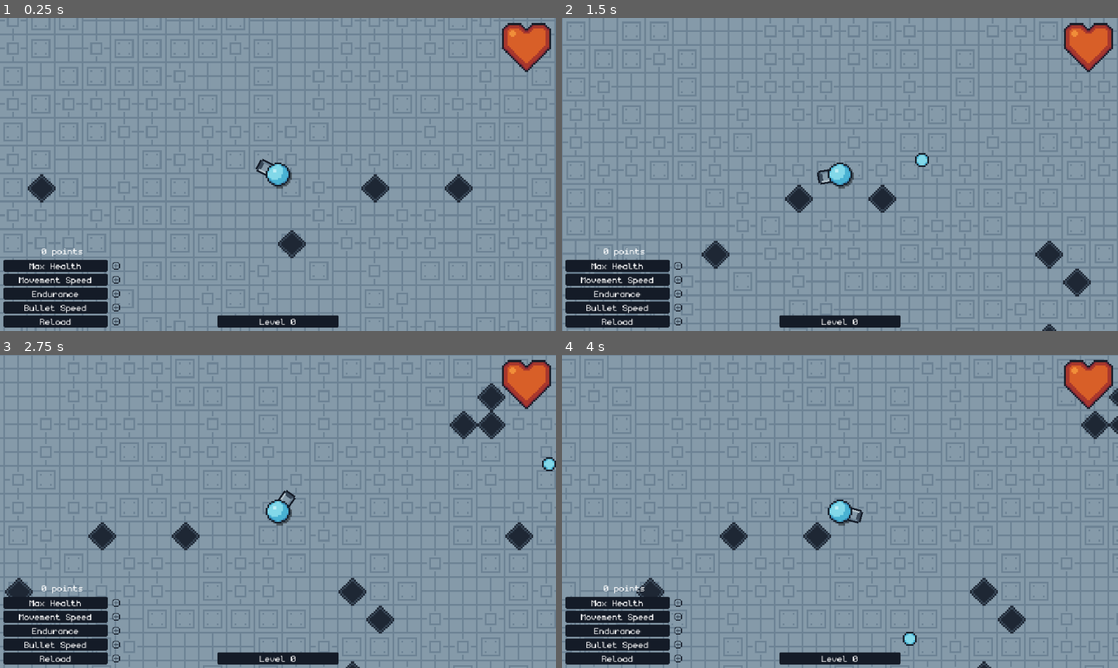
Above: before the commit, frames 1-4 (two rows, left to right).
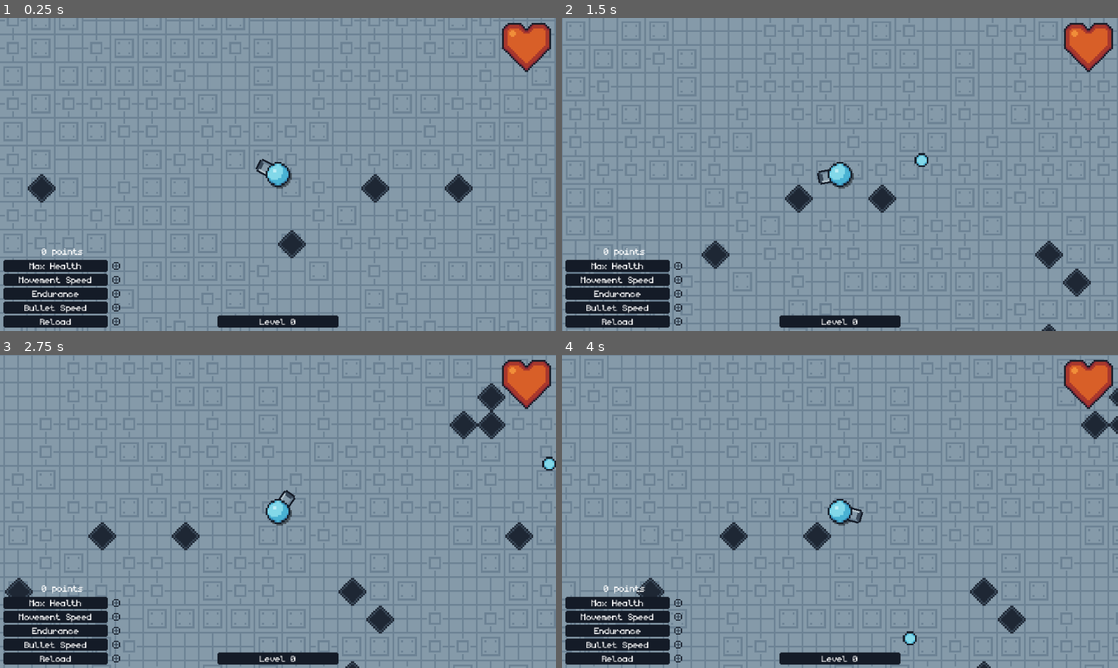
Above: after the commit, the same moments.

Repository: WirelessNine/Geometry-Shooter
Game: Godot game, scene res://scenes/main/world.tscn
Two runs of this game, one before a commit and one after it. Both use one fixed random seed, a clock stepped at 60 frames per second and the inputs below.
Inputs (mouse positions are in pixels of both pictures, inside the frame that each line leads up to):
- Up to frame 1 (0.25 s): no input
- Up to frame 2 (1.5 s): tap Enter (ui_accept) at 0.5, 0.77 s; move the mouse to (962, 158) at 0.52 s; press the mouse at (962, 158) at 0.53 s; hold D (right) 0.53-1.25 s; release the mouse at (962, 158) at 1.25 s; drag from (728, 190) to (878, 165) at 1.27 s
- Up to frame 3 (2.75 s): move the mouse to (333, 442) at 2.02 s; hold D (right) from 2.03 s (still down); tap Alt at 2.1 s
- Up to frame 4 (4 s): release D (right) at 2.75 s; drag from (812, 574) to (673, 464) at 2.77 s; move the mouse to (1006, 558) at 3.52 s; press the mouse at (1006, 558) at 3.53 s; hold A (left) from 3.53 s (still down); tap Enter (ui_accept) at 3.77 s

The runs differ from the first frame. In frame 1, 0.7% of the frame differs, in the area x 0-100%, y 2-99%; in frame 2, 0.7%; in frame 3, 0.6%; in frame 4, 0.6%.

Commit message:
Add BulletData

Diff:
--- a/project.godot
+++ b/project.godot
@@ -95,3 +95,4 @@
 rendering_device/driver.windows="d3d12"
 renderer/rendering_method="gl_compatibility"
 renderer/rendering_method.mobile="gl_compatibility"
+2d/snap/snap_2d_vertices_to_pixel=true
--- /dev/null
+++ b/resources/bullets/basic_bullet.tres
@@ -0,0 +1,9 @@
+[gd_resource type="Resource" script_class="BulletData" format=3 uid="uid://5120tk8or70a"]
+
+[ext_resource type="Script" uid="uid://21nlv1yb8jh0" path="res://scripts/resources/bullet_data.gd" id="1_jisql"]
+
+[resource]
+script = ExtResource("1_jisql")
+crit_chance = 0.35000000000000003
+crit_amount = 2.7
+metadata/_custom_type_script = "uid://21nlv1yb8jh0"
--- /dev/null
+++ b/scripts/resources/bullet_data.gd
@@ -0,0 +1,13 @@
+class_name BulletData
+extends Resource
+
+##The amount of damage the bullet gives on hit.
+@export_range(1.0, 50.0) var damage: int = 5
+##The max amount of times a bullet can pierce targets.
+@export_range(1.0, 10.0) var pierces: int = 1
+##The chance for the bullet hit to be a crit hit.
+@export_range(0.01, 1.0, 0.01, "suffix:%") var crit_chance: float = 0.2
+##The crit amount applied on crit hit.
+@export_range(1.1, 5.0, 0.1, "suffix:%") var crit_amount: float = 1.5
+##The radius of the bullet's collision
+@export_range(1.0, 16.0, 0.5) var collision_radius: float = 1.0
Not shown, added: assets/repo/bg.png.import
Not shown, added: scripts/resources/bullet_data.gd.uid
Not shown, changed: kanban_tasks_data.kanban
